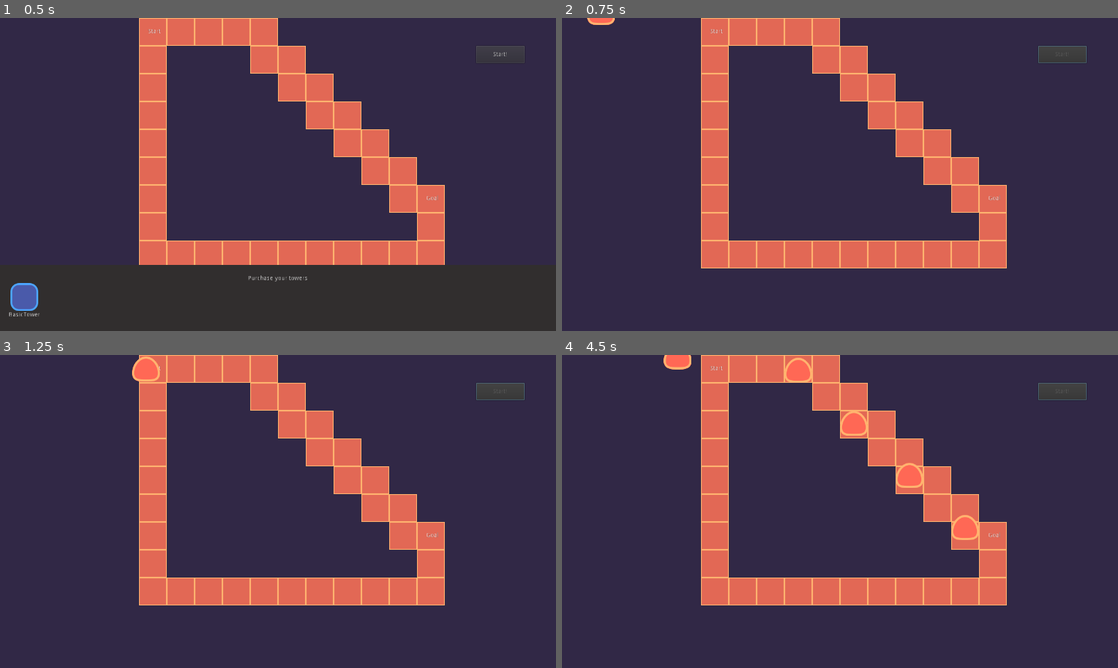
Above: before the commit, frames 1-4 (two rows, left to right).
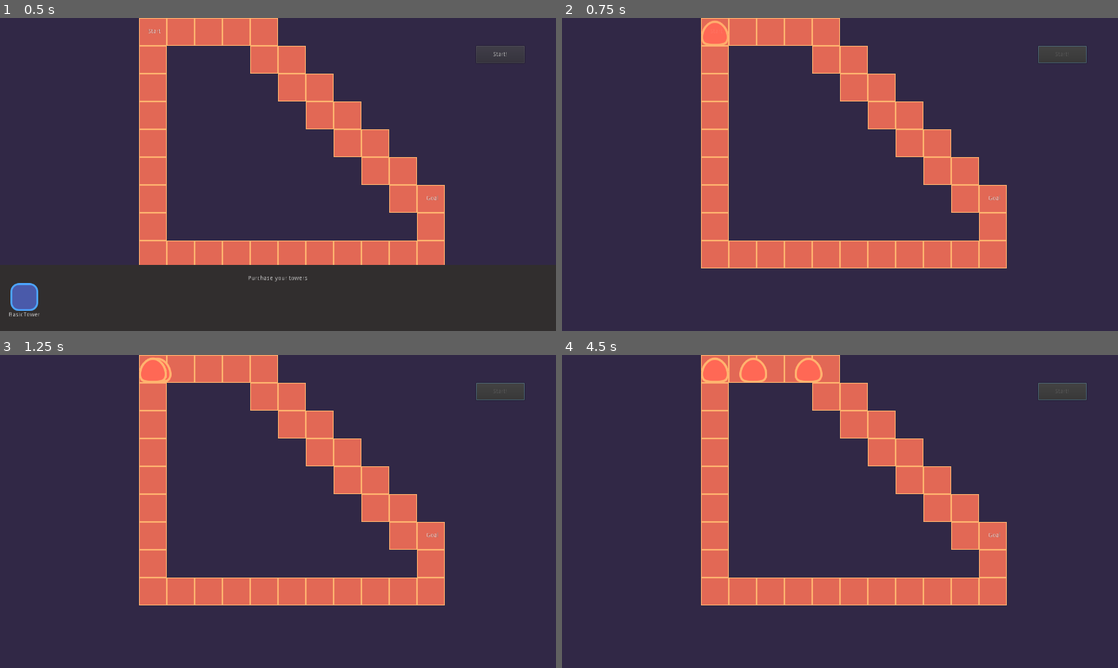
Above: after the commit, the same moments.

Repository: gdquest-demos/godot-2d-tower-defense
Game: Godot game, scene res://Game.tscn
Two runs of this game, one before a commit and one after it. Both use one fixed random seed, a clock stepped at 60 frames per second and the inputs below.
Inputs (mouse positions are in pixels of both pictures, inside the frame that each line leads up to):
- Up to frame 1 (0.5 s): no input
- Up to frame 2 (0.75 s): click "Start!" at 0.5 s
- Up to frame 3 (1.25 s): no input
- Up to frame 4 (4.5 s): move the mouse to (962, 495) at 1.27 s; hold Ctrl (multiple_selection) 1.28-2.03 s; click (962, 495) at 1.42 s; move the mouse to (728, 527) at 2.02 s; click (728, 527) at 2.1 s; move the mouse to (895, 442) at 2.77 s; hold Ctrl (multiple_selection) 2.78-3.53 s; click (895, 442) at 2.92 s; move the mouse to (812, 574) at 3.52 s; click (812, 574) at 3.6 s; move the mouse to (1006, 558) at 4.27 s; hold Ctrl (multiple_selection) from 4.28 s (still down); click (1006, 558) at 4.42 s

Frame 1 is identical in both runs. In frame 2, 0.4% of the frame differs, in the area x 4-30%, y 0-9%; in frame 3, 0.3%; in frame 4, 2.2%, in the area x 18-75%, y 0-60%.

Commit message:
Fix enemies not starting at Stat Point
Also add the ability to Waves to control when the next enemy will start moving, allowing to fine tune the gap between enemies.

Also fix enemies not smootly moving if `idle_duration`== 0.0

Diff:
--- a/source/Actors/Enemies/BasicEnemy.gd
+++ b/source/Actors/Enemies/BasicEnemy.gd
@@ -23,10 +23,11 @@
 	for point in movement_path:
 		_tween_to_next_point(point)
 		yield(_tween, "tween_completed")
-		_timer.start(idle_duration)
-		yield(_timer, "timeout")
+		emit_signal("moved")
+		if idle_duration > 0.0:
+			_timer.start(idle_duration)
+			yield(_timer, "timeout")
 		movement_path.remove(0)
-		emit_signal("moved")
 	emit_signal("movement_finished")
 
 
--- a/source/Actors/Enemies/BasicEnemy.tscn
+++ b/source/Actors/Enemies/BasicEnemy.tscn
@@ -37,7 +37,45 @@
 }
 
 [sub_resource type="Animation" id=2]
-resource_name = "hurt"
+resource_name = "spawn"
+tracks/0/type = "value"
+tracks/0/path = NodePath("HurtBoxArea2D/CollisionShape2D:disabled")
+tracks/0/interp = 1
+tracks/0/loop_wrap = true
+tracks/0/imported = false
+tracks/0/enabled = true
+tracks/0/keys = {
+"times": PoolRealArray( 0, 0.5 ),
+"transitions": PoolRealArray( 1, 1 ),
+"update": 1,
+"values": [ true, false ]
+}
+tracks/1/type = "value"
+tracks/1/path = NodePath("MovementTween:playback/active")
+tracks/1/interp = 1
+tracks/1/loop_wrap = true
+tracks/1/imported = false
+tracks/1/enabled = true
+tracks/1/keys = {
+"times": PoolRealArray( 0, 0.5 ),
+"transitions": PoolRealArray( 1, 1 ),
+"update": 1,
+"values": [ false, true ]
+}
+tracks/2/type = "value"
+tracks/2/path = NodePath(".:modulate")
+tracks/2/interp = 1
+tracks/2/loop_wrap = true
+tracks/2/imported = false
+tracks/2/enabled = true
+tracks/2/keys = {
+"times": PoolRealArray( 0, 0.5 ),
+"transitions": PoolRealArray( 1, 1 ),
+"update": 0,
+"values": [ Color( 1, 1, 1, 0 ), Color( 1, 1, 1, 1 ) ]
+}
+
+[sub_resource type="Animation" id=3]
 length = 0.2
 step = 0.05
 tracks/0/type = "value"
@@ -53,14 +91,19 @@
 "values": [ Color( 1.5, 1, 1, 1 ), Color( 1, 1, 1, 1 ), Color( 1.5, 1, 1, 1 ), Color( 1, 1, 1, 1 ), Color( 1.5, 1, 1, 1 ) ]
 }
 
-[sub_resource type="CircleShape2D" id=1]
+[sub_resource type="CircleShape2D" id=4]
 radius = 32.0
 
 [node name="BasicEnemy" type="Node2D"]
+modulate = Color( 1, 1, 1, 0 )
 script = ExtResource( 1 )
+speed = 256.0
+idle_duration = 0.0
 
 [node name="AnimationPlayer" type="AnimationPlayer" parent="."]
-anims/die = SubResource( 3 )
+autoplay = "spawn"
+anims/die = SubResource( 1 )
+anims/spawn = SubResource( 2 )
 
 [node name="Sprite" type="Sprite" parent="."]
 modulate = Color( 1.5, 1, 1, 1 )
@@ -68,7 +111,7 @@
 texture = ExtResource( 2 )
 
 [node name="AnimationPlayer" type="AnimationPlayer" parent="Sprite"]
-anims/hurt = SubResource( 2 )
+anims/hurt = SubResource( 3 )
 
 [node name="MovementTween" type="Tween" parent="."]
 
@@ -78,7 +121,8 @@
 team = 1
 
 [node name="CollisionShape2D" type="CollisionShape2D" parent="HurtBoxArea2D"]
-shape = SubResource( 1 )
+shape = SubResource( 4 )
+disabled = true
 
 [node name="Health" parent="." instance=ExtResource( 4 )]
 [connection signal="damaged" from="HurtBoxArea2D" to="." method="_on_HurtBoxArea2D_damaged"]
--- a/source/Levels/TestLevel/Level.gd
+++ b/source/Levels/TestLevel/Level.gd
@@ -16,6 +16,7 @@
 	_spawn_next_wave()
 	for enemy in _wave.get_children():
 		var movement_path = _astar_grid.get_walkable_path(enemy.global_position)
+		enemy.position += movement_path[0]
 		_wave.setup_enemy_movement_path(enemy, movement_path)
 	_wave.start()
 
--- a/source/Levels/TestLevel/Waves/Wave1.tscn
+++ b/source/Levels/TestLevel/Waves/Wave1.tscn
@@ -4,23 +4,19 @@
 [ext_resource path="res://Levels/Wave/Wave.tscn" type="PackedScene" id=3]
 
 [node name="Wave" instance=ExtResource( 3 )]
+enemy_time_interval = 2.0
 
 [node name="BasicEnemy" parent="." index="0" instance=ExtResource( 2 )]
-speed = 500.0
-idle_duration = 0.1
+speed = 64.0
 
 [node name="BasicEnemy2" parent="." index="1" instance=ExtResource( 2 )]
-speed = 500.0
-idle_duration = 0.1
+speed = 64.0
 
 [node name="BasicEnemy3" parent="." index="2" instance=ExtResource( 2 )]
-speed = 500.0
-idle_duration = 0.1
+speed = 64.0
 
 [node name="BasicEnemy4" parent="." index="3" instance=ExtResource( 2 )]
-speed = 500.0
-idle_duration = 0.1
+speed = 64.0
 
 [node name="BasicEnemy5" parent="." index="4" instance=ExtResource( 2 )]
-speed = 500.0
-idle_duration = 0.1
+speed = 64.0
--- a/source/Levels/Wave/Wave.gd
+++ b/source/Levels/Wave/Wave.gd
@@ -5,18 +5,17 @@
 signal started
 signal finished
 
-export var enemies_offset := Vector2(0, 64.0)
+export var enemy_time_interval := 0.5
 
 
 func start() -> void:
 	emit_signal("starting")
 	for enemy in get_children():
-		if enemy.get_index() > 0:
-			enemy.position -= enemies_offset
 		enemy.connect("tree_exited", self, "_on_Enemy_tree_exited")
 		enemy.connect("movement_finished", self, "_on_Enemy_movement_finished", [enemy])
 		enemy.move()
 		yield(enemy, "moved")
+		yield(get_tree().create_timer(enemy_time_interval), "timeout")
 	emit_signal("started")
 
 
Not shown: 1 places in source/Actors/Enemies/BasicEnemy.tscn that only renumber resources
